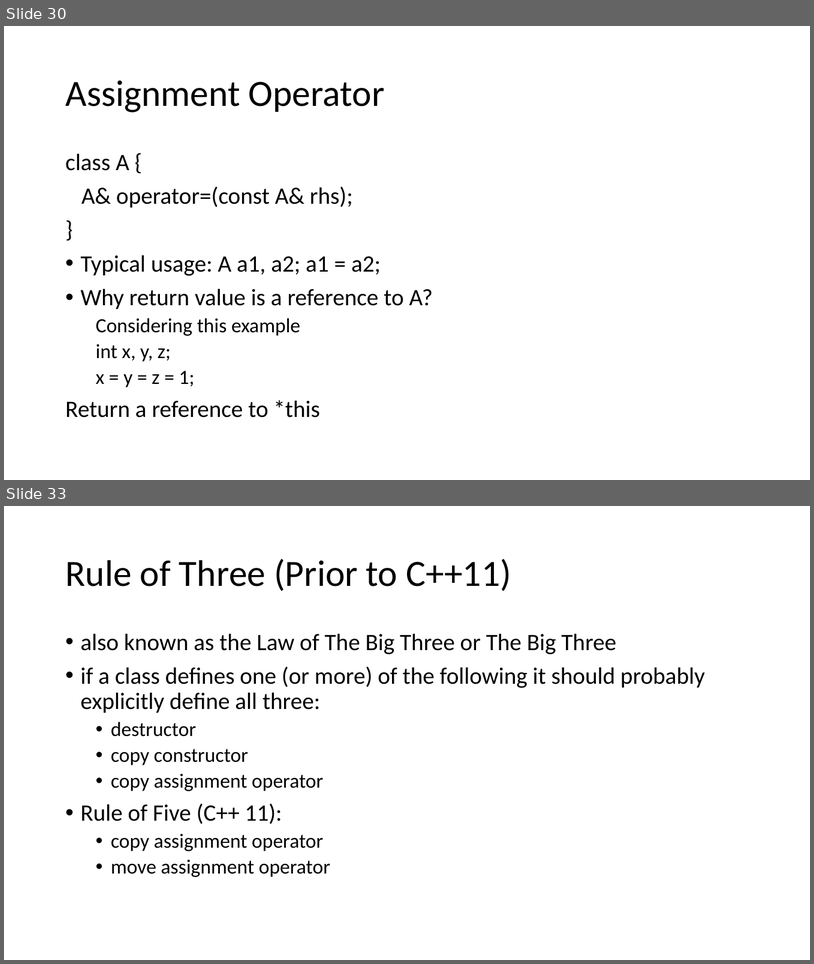
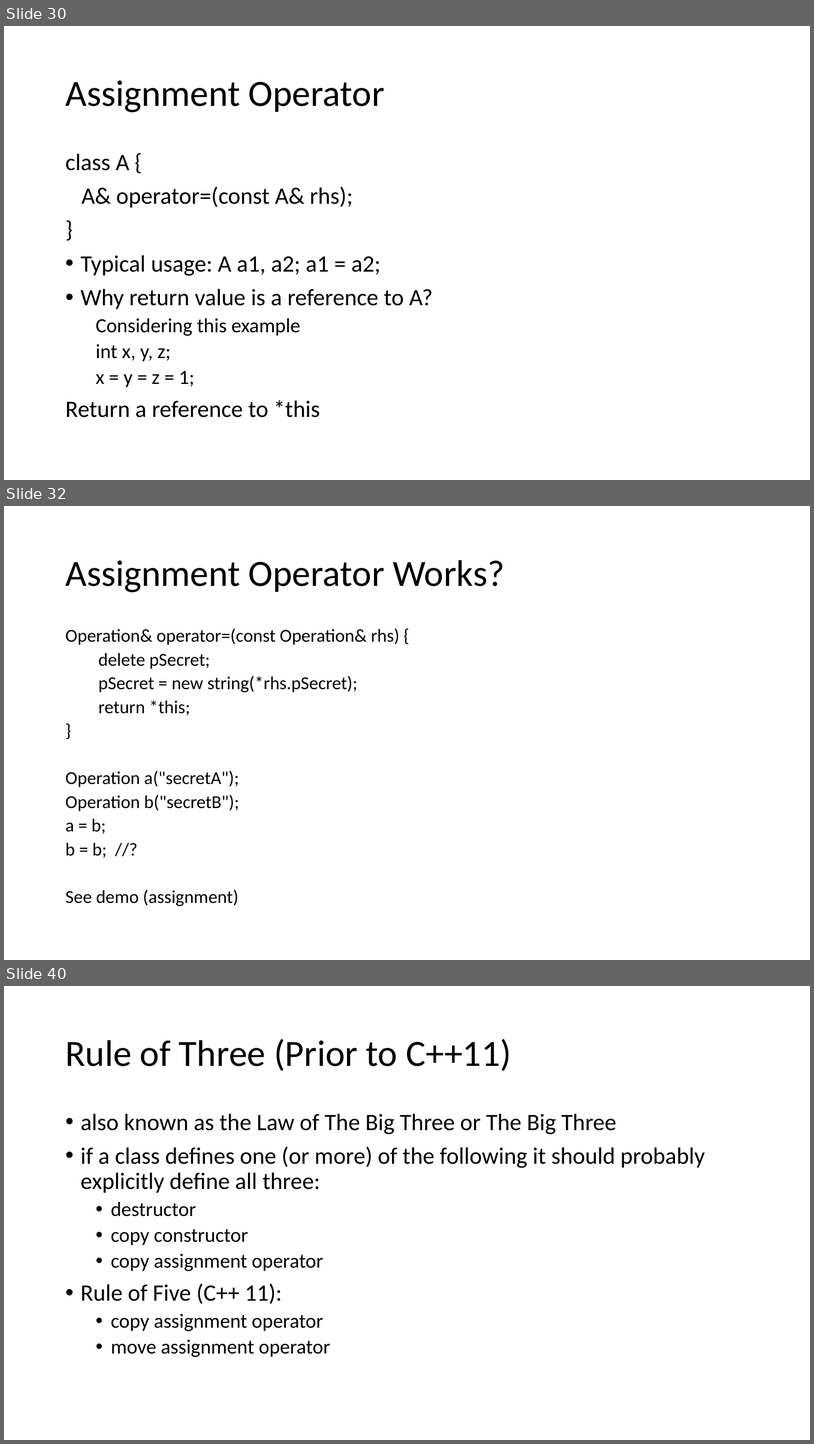
Before and after one commit to winniegy/MyPublic, a slide deck: cppTechniques/C++ Techniques 01.pptx. Shown one above the other, each under a label of ours: slides 30 and 33 before the commit, slides 30, 32 and 40 after it; the slides between them are not shown. The pictures are 814x964 and 814x1444 pixels, drawn with LibreOffice and Linux fonts; fonts in the diff are those of the drawing. Boxes give left, top, right and bottom in pixels: in the first picture for what was removed or moved away, otherwise in the second. Text is boxed around its words. In the diff, an @@ line names an element or a change of style, - is before the commit and + after.

```diff
--- a/cppTechniques/C++ Techniques 01.pptx
+++ b/cppTechniques/C++ Techniques 01.pptx
@@ slide 32 added at [4, 506, 810, 960], background #FFFFFF @@
@@ title added at [65, 560, 505, 592], 44 pt, text #000000 @@
+Assignment Operator Works?
@@ text added at [65, 628, 400, 906], 21.7 pt, text #000000 @@
+Operation& operator=(const Operation& rhs) {
+delete pSecret;
+pSecret = new string(*rhs.pSecret);
+return *this;
+}
+Operation a("secretA");
+Operation b("secretB");
+a = b;
+b = b; //?
+See demo (assignment)
@@ what was slide 33 is now slide 40 @@
```
Also in this commit, not shown: 3 slides changed, 8 other slides added, 11 other files.
